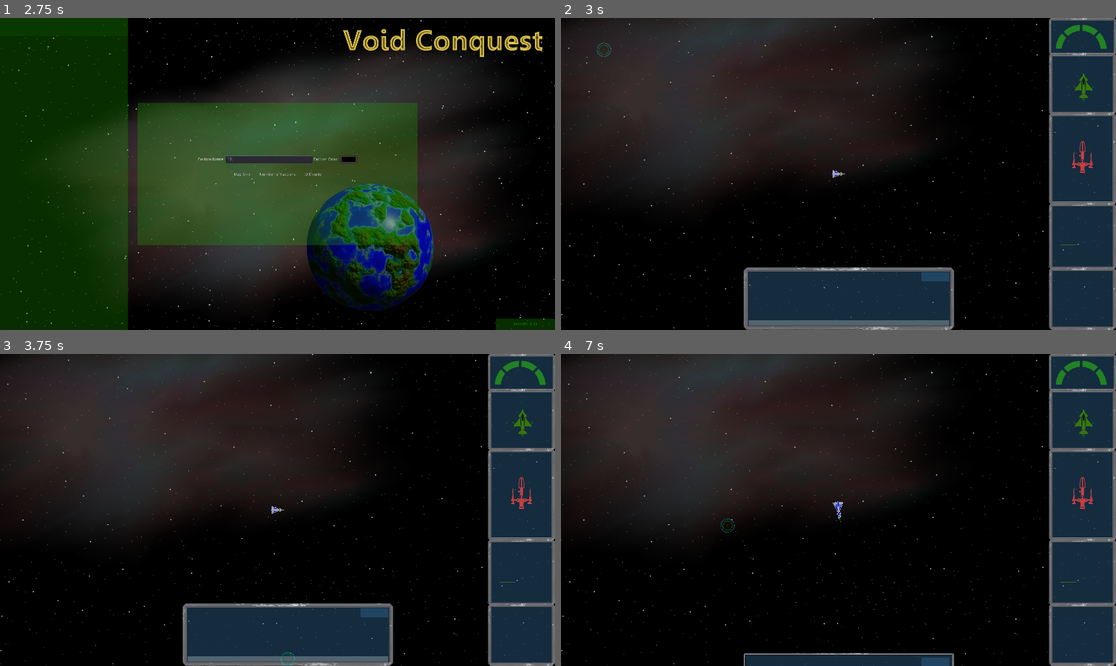
Above: before the commit, frames 1-4 (two rows, left to right).
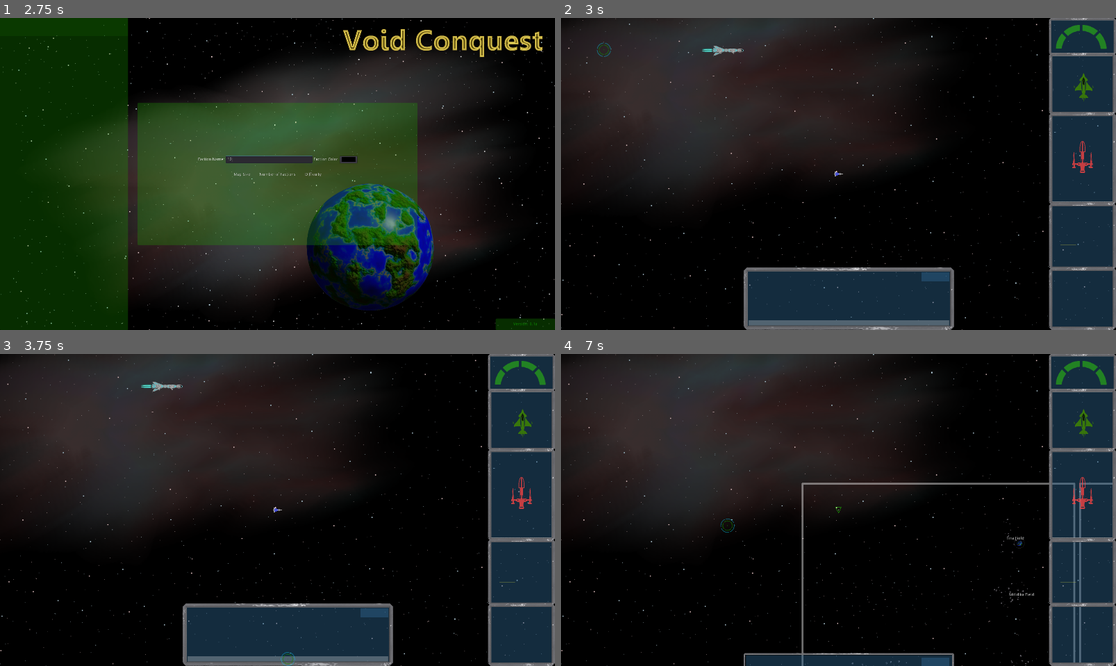
Above: after the commit, the same moments.

Repository: 029614/RedVoid
Game: Godot game, scene res://Start/StartScreen.tscn
Same seed, same stepped clock (60 frames per second), same inputs: the game is played once before the commit and once after it.
Inputs (mouse positions are in pixels of both pictures, inside the frame that each line leads up to):
- Up to frame 1 (2.75 s): click "New Game" at 0.5 s; click (266, 158) at 1.27 s; type "12" at 1.35 s; click "New Game" at 2 s
- Up to frame 2 (3 s): click "Start" at 2.75 s
- Up to frame 3 (3.75 s): click (288, 659) at 3.52 s; type "12" at 3.6 s
- Up to frame 4 (7 s): click "Hide" at 4.25 s; click "Show" at 5 s; tap Enter at 5.75 s; move the mouse to (960, 494) at 5.77 s; hold Right (ui_right) 5.78-6.53 s; hold Mouse wheel up (zoom_in) 5.78-6.53 s; tap Mouse wheel down (zoom_out) at 6.05, 6.6 s; tap Space (weapons) at 6.5 s; move the mouse to (727, 525) at 6.52 s; hold Down (ui_down) from 6.53 s (still down); tap N (tile, bound only after the commit) at 6.8 s

Frame 1 is identical in both runs. In frame 2, 0.1% of the frame differs, in the area x 25-52%, y 8-52%; in frame 3, 0.1%; in frame 4, 1.1%, in the area x 43-100%, y 41-100%.
Error before the commit: Invalid get index '1' (on base: 'Array'). (res://Main.gd:126)
Error after the commit: Invalid get index 'global_position' (on base: 'null instance'). (res://Assets/Ship/Weapons/Missile.gd:131)

Commit message:
Camera/Map update
Updated the zooming, added a couple map modes, heavily tweaked asteroid generation.

Diff:
--- a/Assets/Planets/Asteroids/AsteroidField.gd
+++ b/Assets/Planets/Asteroids/AsteroidField.gd
@@ -15,7 +15,7 @@
 # Called when the node enters the scene tree for the first time.
 func _ready() -> void:
     asteroids = [asteroid1, asteroid2, asteroid3, asteroid4, asteroid5]
-    size = randi()%20+10
+    size = randi()%50+10
     generate()
     self.rotation = rand_range(0,360)
 
@@ -35,7 +35,7 @@
         #new_asteroid.sprite.set_flip_h(randBool())
         #new_asteroid.sprite.set_flip_v(randBool())
         add_child(new_asteroid)
-        new_asteroid.position = Vector2((new_asteroid.position.x - 500) + randi()%1000,(new_asteroid.position.y - 4000) + randi()%8000)
+        new_asteroid.position = Vector2((new_asteroid.position.x - 2000) + randi()%4000,(new_asteroid.position.y - 4000) + randi()%8000)
         x += 1
 
 func randBool():
--- a/Assets/Planets/Asteroids/names.cfg
+++ b/Assets/Planets/Asteroids/names.cfg
@@ -165,3 +165,12 @@
 164="Traversa"
 165="Univermoscow"
 166="Zhvanetskij"
+167="Hernandez"
+168="McClure"
+169="Rorrison"
+170="Broussard"
+171="Iverson"
+172="Anderson"
+173="Felder"
+174="Machen"
+175="Roger"
--- a/Assets/Ship/Blender/Battleship/Battleship.gd
+++ b/Assets/Ship/Blender/Battleship/Battleship.gd
@@ -62,6 +62,7 @@
 
 
 func _ready() -> void:
+    pass
   #  $Pilot.get_children()[0].ship = self
 
 
--- a/Main.gd
+++ b/Main.gd
@@ -9,6 +9,7 @@
 var gridY = sqrt(planet_count)
 var gridX = sqrt(planet_count)
 var gUnit = 60000
+var map_center = Vector2(sqrt(planet_count)*(gUnit/2),sqrt(planet_count)*(gUnit/2))
 var map_seed = "abcdefghijklmnopABCDEFGHIJKLMNOPqrstuvwxyzQRSTUVWXYZ"
 var get_random = false
 var randX = randi()%9001
@@ -70,10 +71,19 @@
         var x = 1
         grid_point = Vector2()
         while grid_point.x < end_point.x:
-            var field_quant = rand_range(5,20)
+            var field_quant = rand_range(5,floor(175/planet_count)) #per tile
             grid_point = Vector2(gUnit*x,gUnit*y)
             var new_planet = planet.instance()
             var new_rect = rect.instance()
+            $Navigation2D/Bodies.add_child(new_planet)
+            $Navigation2D/Bodies.add_child(new_rect)
+            new_rect.global_position = grid_point - Vector2(gUnit,gUnit)
+            new_planet.global_position = grid_point - Vector2(gUnit/2,gUnit/2)
+            getRandom(y)
+            new_planet.global_position = (new_planet.global_position - Vector2(20000,20000)) + Vector2(randX,randY)
+            new_planet.grid = new_rect
+
+            #asteroid fields
             while field_quant > 0:
                 field_quant -= 1
                 var new_field = aField.instance()
@@ -81,25 +91,21 @@
                 new_field.global_position = grid_point - Vector2(gUnit/2,gUnit/2)
                 getRandom(field_quant)
                 new_field.global_position = (new_field.global_position - Vector2(20000,20000)) + Vector2(randX,randY)
+                new_field.global_position.x = clamp(new_field.global_position.x, (grid_point.x)-(gUnit*.8), (grid_point.x)+(gUnit*.8))
+                new_field.global_position.y = clamp(new_field.global_position.y, (grid_point.y)-(gUnit*.8), (grid_point.y)+(gUnit*.8))
                 var distance_ok = false
-                #while distance_ok == false:
-                #    for field in Global.asteroidFamilies:
-                #        if new_field.global_position.distance_to(field.global_position) < 500:
-                #            distance_ok = false
-                #            new_field.global_position = (new_field.global_position - Vector2(20000,20000)) + Vector2(randX,randY)
-                #        else:
-                #            distance_ok = true
-
+                while distance_ok == false:
+                    if Global.asteroidFamilies.size() > 0:
+                        for field in Global.asteroidFamilies:
+                            if new_field.global_position.distance_to(field.global_position) < 15000 and new_field.global_position.distance_to(new_planet.global_position) < 15000:
+                                    new_field.global_position = (new_field.global_position - Vector2(20000,20000)) + Vector2(randX,randY)
+                                    new_field.global_position.x = clamp(new_field.global_position.x, (grid_point.x)-(gUnit*.8), (grid_point.x)+(gUnit*.8))
+                                    new_field.global_position.y = clamp(new_field.global_position.y, (grid_point.y)-(gUnit*.8), (grid_point.y)+(gUnit*.8))
+                                    break
+                        distance_ok = true
+                    else:
+                        break
                 Global.asteroidFamilies.append(new_field)
-            $Navigation2D/Bodies.add_child(new_planet)
-            $Navigation2D/Bodies.add_child(new_rect)
-            new_rect.global_position = grid_point - Vector2(gUnit,gUnit)
-            new_planet.global_position = grid_point - Vector2(gUnit/2,gUnit/2)
-            getRandom(y)
-            new_planet.global_position = (new_planet.global_position - Vector2(20000,20000)) + Vector2(randX,randY)
-            new_planet.grid = new_rect
-            #while new_planet.global_position.distance_to(new_sun.global_position) < 2000 and new_planet.global_position.distance_to(grid_point-(Vector2(gUnit/2,gUnit/2))) > 5000:
-            #    new_planet.global_position = grid_point - Vector2(randi()%15001,randi()%15001)
             x += 1
         y += 1
     nameAsteroidFamilies()
@@ -121,7 +127,11 @@
     var named_ratio = float(num/den)
     var aNames = Global.astNames
     for field in Global.asteroidFamilies:
-        if rand_range(0,100) < named_ratio*100:
+        if aNames.size() == 1:
+            var fName = aNames[0]
+            field.family = fName
+            named_families.append(field)
+        elif aNames.size() > 1:
             var new_ran = abs(floor(rand_range(0,aNames.size()-1)))
             var fName = aNames[new_ran]
             aNames.erase(fName)
--- a/Player/Player.gd
+++ b/Player/Player.gd
@@ -17,6 +17,11 @@
 var orbit = {}
 var planet
 var zoom = Vector2()
+var zoom_interval = Vector2(1,1)
+var zoom_min = Vector2(5,5)
+var zoom_max = Vector2(250,250)
+var zoom_normal = Vector2(3,3)
+var map_center_relative
 
 #Ship
 onready var ship_size = ship.ship_size
@@ -41,8 +46,10 @@
 var cannon_speed = 1
 var cannon_ready = true
 
-var camera_states = ["zoomed_in", "zoomed_out", "zooming_in", "zooming_out"]
-var camera_state = "zoomed_in"
+var camera_states = ["zoomed_in", "zoomed_out", "zooming_in", "zooming_out", "tile", "map", "normal"]
+var camera_state = "normal"
+var camera_positions = ["on_player", "on_center"]
+var camera_position = "on_player"
 
 
 
@@ -55,10 +62,15 @@
     ship.faction = faction
     Global.connect("player_arrival", self, "setupOrbit")
     Global.connect("player_died", self, "destruct")
+    Global.connect("main_ready", self, "ready_ready")
     Global._process_player_movement = true
     Global.player_registry.append(self)
     $CanvasLayer/HUD.player = self
-    $ChaseCamera.zoom = Vector2(2*ship_size,2*ship_size)
+    $ChaseCamera.zoom = zoom_normal
+
+func ready_ready():
+    map_center_relative = global_position + Global.world.map_center
+
 
 func get_input(delta):
 
@@ -105,25 +117,38 @@
             ship.location_state = "on_planet"
 
         #Map
-        if camera_state == "zooming_out" and $ChaseCamera.zoom < Vector2(50,50):
-            $ChaseCamera.zoom += Vector2(.5,.5)
-        elif camera_state == "zooming_out" and $ChaseCamera.zoom > Vector2(50,50):
-            $ChaseCamera.zoom = Vector2(50,50)
-        elif camera_state == "zooming_out" and $ChaseCamera.zoom == Vector2(50,50):
+        if camera_state == "zooming_out" and $ChaseCamera.zoom < zoom_max:
+            $ChaseCamera.zoom += zoom_interval
+            for label in hud.field_labels:
+                label.scale += zoom_interval
+        elif camera_state == "zooming_out" and $ChaseCamera.zoom > zoom_max:
+            $ChaseCamera.zoom = zoom_max
+            for label in hud.field_labels:
+                label.scale = zoom_max
+        elif camera_state == "zooming_out" and $ChaseCamera.zoom == zoom_max:
             camera_state = "zoomed_out"
 
+        if camera_state == "map":
+            $ChaseCamera.global_position = map_center_relative
+
         if camera_state == "zooming_in" and $ChaseCamera.zoom > Vector2(3*ship_size,3*ship_size):
-            $ChaseCamera.zoom -= Vector2(.5,.5)
+            $ChaseCamera.zoom -= zoom_interval
+            for label in hud.field_labels:
+                label.scale -= zoom_interval
         elif camera_state == "zooming_in" and $ChaseCamera.zoom < Vector2(3*ship_size,3*ship_size):
             $ChaseCamera.zoom = Vector2(3*ship_size,3*ship_size)
+            for label in hud.field_labels:
+                label.scale = Vector2(3*ship_size,3*ship_size)
         elif camera_state == "zooming_in" and $ChaseCamera.zoom == Vector2(3*ship_size,3*ship_size):
             camera_state = "zoomed_in"
 
         if $ChaseCamera.zoom < Vector2(10,10):
-            $CanvasLayer/MapIcon.hide()
+            hud.player_ind.hide()
         elif $ChaseCamera.zoom >= Vector2(10,10):
-            $CanvasLayer/MapIcon.show()
-        $CanvasLayer/MapIcon.set_global_rotation(ship.get_global_rotation() + deg2rad(90))
+            hud.player_ind.show()
+            hud.player_ind.set_scale($ChaseCamera.zoom/2)
+        hud.player_ind.set_global_rotation(ship.get_global_rotation() + deg2rad(90))
+        hud.player_ind.set_global_position(global_position)
 
 
         updateGauge()
@@ -151,16 +176,44 @@
             hud.cannon(false)
 
         #Camera Zoom
-        if Input.is_action_pressed("zoom_in") and camera_state == "zoomed_in":
+        if Input.is_action_pressed("zoom_in") and camera_state == "normal":
             $ChaseCamera.set_zoom(Vector2($ChaseCamera.get_zoom().x - .1, $ChaseCamera.get_zoom().y - .1))
-        if Input.is_action_pressed("zoom_out") and camera_state == "zoomed_in":
+            for label in hud.field_labels:
+                label.scale -= Vector2(.1,.1)
+        if Input.is_action_pressed("zoom_out") and camera_state == "normal":
             $ChaseCamera.set_zoom(Vector2($ChaseCamera.get_zoom().x + .1, $ChaseCamera.get_zoom().y + .1))
+            for label in hud.field_labels:
+                label.scale += Vector2(.1,.1)
 
         #Map
-        if Input.is_action_just_pressed("map") and camera_state == "zoomed_in":
-            camera_state = "zooming_out"
-        elif Input.is_action_just_pressed("map") and camera_state == "zoomed_out":
-            camera_state = "zooming_in"
+        if Input.is_action_just_pressed("map") and camera_state != "map":
+            camera_state = "map"
+            if $ChaseCamera.zoom < zoom_max:
+                $ChaseCamera.zoom = zoom_max
+            for label in hud.field_labels:
+                label.scale = zoom_max
+        elif Input.is_action_just_pressed("map") and camera_state == "map":
+            camera_state = "normal"
+            $ChaseCamera.global_position = global_position
+            if $ChaseCamera.zoom > zoom_normal:
+                $ChaseCamera.zoom = zoom_normal
+            for label in hud.field_labels:
+                label.scale = zoom_normal
+
+        if Input.is_action_just_pressed("tile") and camera_state != "tile":
+            camera_state = "tile"
+            $ChaseCamera.global_position = global_position
+            if $ChaseCamera.zoom != zoom_max/4:
+                $ChaseCamera.zoom = zoom_max/4
+            for label in hud.field_labels:
+                label.scale = zoom_max/4
+        elif Input.is_action_just_pressed("tile") and camera_state == "tile":
+            camera_state = "normal"
+            $ChaseCamera.global_position = global_position
+            if $ChaseCamera.zoom > zoom_normal:
+                $ChaseCamera.zoom = zoom_normal
+            for label in hud.field_labels:
+                label.scale = zoom_normal
 
         #After Burner
         if Input.is_action_pressed("AfterBurner"):
--- a/Player/Player.tscn
+++ b/Player/Player.tscn
@@ -1,10 +1,9 @@
-[gd_scene load_steps=12 format=2]
+[gd_scene load_steps=11 format=2]
 
 [ext_resource path="res://UI/HUD.tscn" type="PackedScene" id=1]
 [ext_resource path="res://Player/Player.gd" type="Script" id=2]
 [ext_resource path="res://starsBack.png" type="Texture" id=3]
 [ext_resource path="res://starsPar.png" type="Texture" id=4]
-[ext_resource path="res://Assets/mapShip.png" type="Texture" id=5]
 [ext_resource path="res://Assets/Nebula.png" type="Texture" id=6]
 [ext_resource path="res://Assets/canvas.png" type="Texture" id=7]
 [ext_resource path="res://Assets/particleSheet.png" type="Texture" id=8]
@@ -37,14 +36,6 @@
 
 [node name="HUD" parent="CanvasLayer" instance=ExtResource( 1 )]
 theme = SubResource( 1 )
-
-[node name="MapIcon" type="Sprite" parent="CanvasLayer"]
-visible = false
-modulate = Color( 0.0313726, 1, 0.0235294, 1 )
-position = Vector2( 959.66, 539.977 )
-rotation = 1.5708
-scale = Vector2( 0.359688, 0.359688 )
-texture = ExtResource( 5 )
 
 [node name="Background" type="ParallaxBackground" parent="."]
 layer = -99
--- a/UI/HUD.gd
+++ b/UI/HUD.gd
@@ -1,6 +1,7 @@
 extends Control
 
 onready var player = get_parent().get_parent()
+onready var player_ind = $PosInd/MapInd
 var enemy_icon = preload("res://Assets/Ship/MapIconEnemy.tscn")
 
 var blink_speed = 5
@@ -182,15 +183,11 @@
                 tracking.append(ship)
             print("icons activated")
             print("currently active indicators: ", $Ships.get_children())
-    for field in field_labels:
-        field.show()
 
 func deactivateIcons():
     for child in $Ships.get_children():
         child.queue_free()
     icons_active = false
-    for field in field_labels:
-        field.hide()
 
 func asteroidLabels():
     for ast in Global.asteroidFamilies:
@@ -203,7 +200,7 @@
         n.global_position = ast.global_position
         field_labels.append(n)
         field_names = true
-        n.set_scale(Vector2(50,50))
+        n.set_scale(Vector2(1,1))
     print("field labels: ", field_labels)
 
 
--- a/UI/HUD.tscn
+++ b/UI/HUD.tscn
@@ -6,6 +6,7 @@
 [ext_resource path="res://Assets/Ship/Blender/Fighter/FighterBody.png" type="Texture" id=4]
 [ext_resource path="res://Assets/Cursor/Crosshair.tscn" type="PackedScene" id=5]
 [ext_resource path="res://Assets/HUD/ConsoleA.png" type="Texture" id=6]
+[ext_resource path="res://Assets/mapShip.png" type="Texture" id=7]
 [ext_resource path="res://Assets/Sounds/Beep.ogg" type="AudioStream" id=8]
 [ext_resource path="res://UI/HUD.gd" type="Script" id=9]
 [ext_resource path="res://Assets/Sounds/Cannons.ogg" type="AudioStream" id=10]
@@ -533,6 +534,13 @@
 [node name="Ships" type="CanvasLayer" parent="."]
 follow_viewport_enable = true
 
+[node name="PosInd" type="CanvasLayer" parent="."]
+follow_viewport_enable = true
+
+[node name="MapInd" type="Sprite" parent="PosInd"]
+modulate = Color( 0.117647, 0.803922, 0, 0.588235 )
+texture = ExtResource( 7 )
+
 [node name="Planets" type="CanvasLayer" parent="."]
 follow_viewport_enable = true
 
--- a/project.godot
+++ b/project.godot
@@ -130,6 +130,11 @@
 , Object(InputEventKey,"resource_local_to_scene":false,"resource_name":"","device":0,"alt":false,"shift":false,"control":false,"meta":false,"command":false,"pressed":false,"scancode":47,"unicode":0,"echo":false,"script":null)
  ]
 }
+tile={
+"deadzone": 0.5,
+"events": [ Object(InputEventKey,"resource_local_to_scene":false,"resource_name":"","device":0,"alt":false,"shift":false,"control":false,"meta":false,"command":false,"pressed":false,"scancode":78,"unicode":0,"echo":false,"script":null)
+ ]
+}
 
 [rendering]
 
Not shown: 1 places in UI/HUD.tscn that only renumber resources
